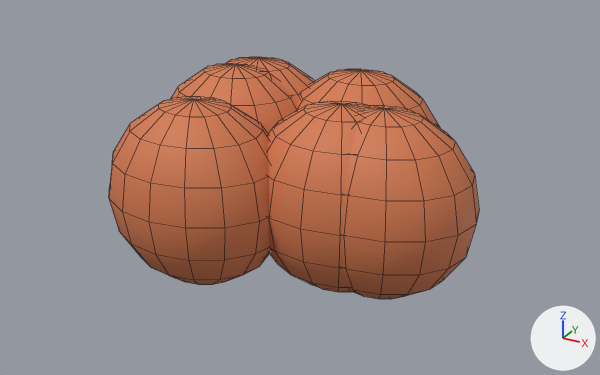
What one commit did to the Blender file authoring/BSC-22.blend.
Rendered twice from a 50 mm lens placed at (1.064, -2.057, 1.253), pointed at (-0.096, 0.053, 0.198). Lighting does not change. The marker at lower right points along +X, +Y and +Z. The first picture is the older version. Mesh edges are drawn as thin lines.

Script lines for the objects in view, before the commit:
```python
ob_rock = bpy.data.objects.new('rock', me_sphere_126)
ob_rock.location = (0.174, 0.064, 0.2)
ob_rock.scale = (0.3, 0.25, 0.3)
ob_rock_001 = bpy.data.objects.new('rock.001', me_sphere_127)
ob_rock_001.location = (-0.054, 0.396, 0.2)
ob_rock_001.scale = (0.3, 0.25, 0.3)
ob_rock_002 = bpy.data.objects.new('rock.002', me_sphere_128)
ob_rock_002.location = (-0.438, 0.372, 0.2)
ob_rock_002.scale = (0.3, 0.25, 0.3)
ob_rock_003 = bpy.data.objects.new('rock.003', me_sphere_129)
ob_rock_003.location = (-0.355, -0.128, 0.2)
ob_rock_003.scale = (0.3, 0.25, 0.3)
ob_rock_004 = bpy.data.objects.new('rock.004', me_sphere_130)
ob_rock_004.location = (0.048, 0.042, 0.2)
ob_rock_004.scale = (0.3, 0.25, 0.3)
ob_rock_005 = bpy.data.objects.new('rock.005', me_sphere_131)
ob_rock_005.location = (-0.459, 0.259, 0.2)
ob_rock_005.scale = (0.3, 0.25, 0.3)
```
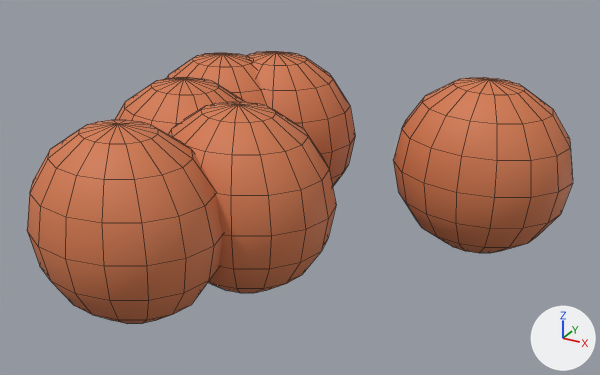
Boxes [x1, y1, x2, y2] around the edits, measured in the pictures (600 x 375 px):
'rock.005', moved: before [171, 63, 297, 134]; after [27, 120, 222, 324]
'rock.003', moved: before [109, 96, 271, 285]; after [115, 77, 245, 134]
'rock.002', moved: before [227, 57, 314, 103]; after [393, 77, 573, 253]
'rock.001', moved: before [296, 69, 440, 128]; after [169, 102, 336, 293]
'rock', moved: before [343, 105, 479, 299]; after [167, 53, 265, 105]
'rock.004', moved: before [267, 101, 367, 292]; after [247, 51, 355, 186]

The change, as a diff of the scene's bpy script:
```diff
--- a/authoring/BSC-22.blend.py
+++ b/authoring/BSC-22.blend.py
@@ ob_rock @@
 ob_rock = bpy.data.objects.new('rock', me_sphere_126)
-ob_rock.location = (0.174, 0.064, 0.2)
+ob_rock.location = (-0.577, 0.358, 0.2)
 ob_rock.scale = (0.3, 0.25, 0.3)
@@ ob_rock_001 @@
 ob_rock_001 = bpy.data.objects.new('rock.001', me_sphere_127)
-ob_rock_001.location = (-0.054, 0.396, 0.2)
+ob_rock_001.location = (-0.214, -0.108, 0.2)
 ob_rock_001.scale = (0.3, 0.25, 0.3)
@@ ob_rock_002 @@
 ob_rock_002 = bpy.data.objects.new('rock.002', me_sphere_128)
-ob_rock_002.location = (-0.438, 0.372, 0.2)
+ob_rock_002.location = (0.35, 0.499, 0.2)
 ob_rock_002.scale = (0.3, 0.25, 0.3)
@@ ob_rock_003 @@
 ob_rock_003 = bpy.data.objects.new('rock.003', me_sphere_129)
-ob_rock_003.location = (-0.355, -0.128, 0.2)
+ob_rock_003.location = (-0.507, 0.031, 0.2)
 ob_rock_003.scale = (0.3, 0.25, 0.3)
@@ ob_rock_004 @@
 ob_rock_004 = bpy.data.objects.new('rock.004', me_sphere_130)
-ob_rock_004.location = (0.048, 0.042, 0.2)
+ob_rock_004.location = (-0.422, 0.467, 0.2)
 ob_rock_004.scale = (0.3, 0.25, 0.3)
@@ ob_rock_005 @@
 ob_rock_005 = bpy.data.objects.new('rock.005', me_sphere_131)
-ob_rock_005.location = (-0.459, 0.259, 0.2)
+ob_rock_005.location = (-0.409, -0.411, 0.2)
 ob_rock_005.scale = (0.3, 0.25, 0.3)
```
